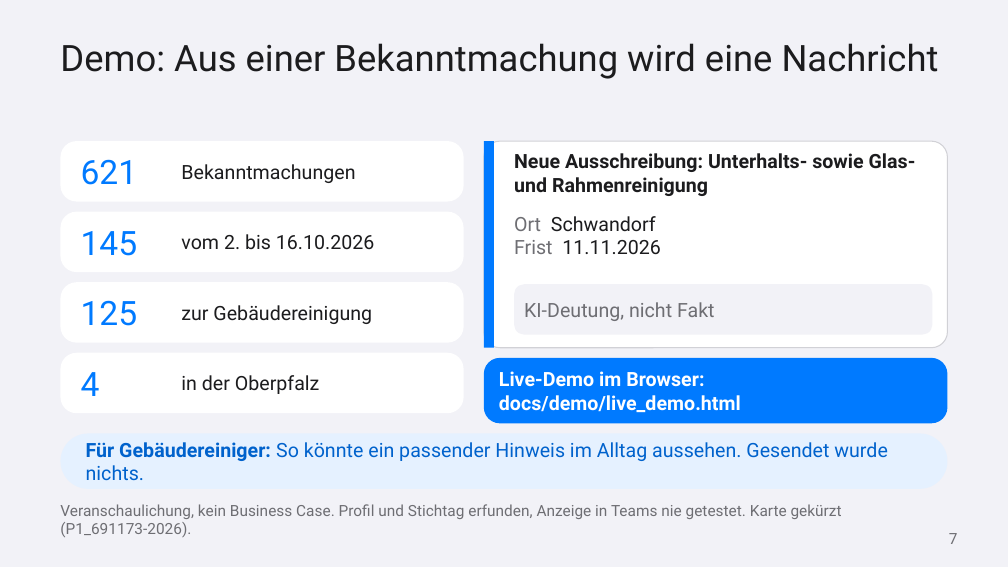
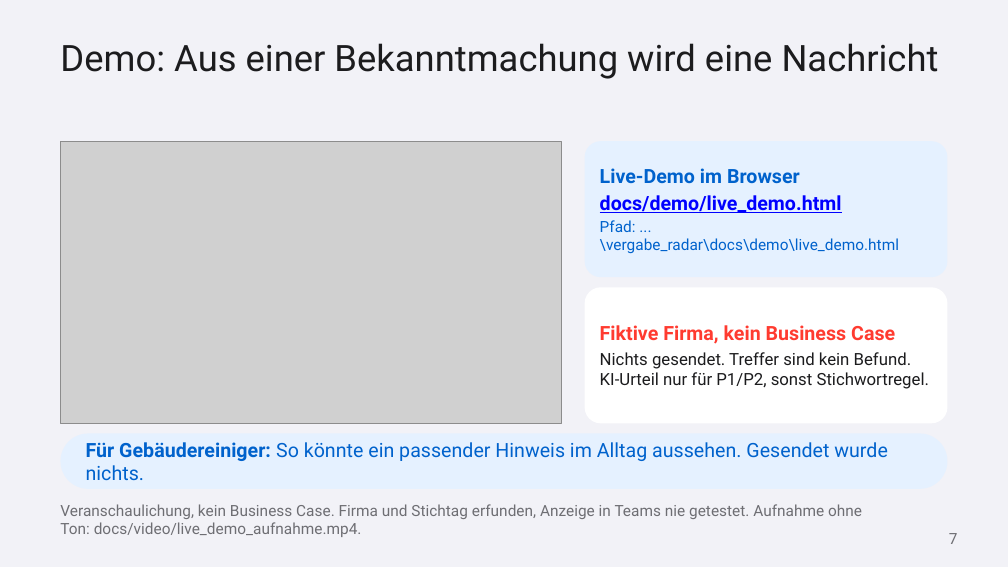
Before and after one commit to ludwigrichthammer9-web/vergabe_radar, a slide deck: slide 7 of docs/vortrag/vortrag_vergabe_radar.pptx. Drawn at 1008x567 pixels with LibreOffice and Linux fonts; fonts in the diff are those of the drawing; grey boxes stand for pictures. Boxes give left, top, right and bottom in pixels: in the first picture for what was removed or moved away, otherwise in the second. Text is boxed around its words. In the diff, an @@ line names an element or a change of style, - is before the commit and + after.

```diff
--- a/docs/vortrag/vortrag_vergabe_radar.pptx
+++ b/docs/vortrag/vortrag_vergabe_radar.pptx
@@ rounded rectangle removed at <box>60,141,464,202</box> @@
@@ picture added at <box>60,141,561,423</box> @@
@@ rectangle removed at <box>484,141,494,348</box> @@
@@ rounded rectangle: place and size @@
-rounded rectangle at <box>484,141,948,348</box>
+rounded rectangle at <box>585,141,948,277</box>
@@ rounded rectangle at <box>585,141,948,277</box>: fill #FFFFFF to #E5F1FF; outline #D1D1D6 0.75 pt to none; proportions changed @@
@@ text removed at <box>81,159,138,185</box> @@
-621
@@ text removed at <box>181,164,355,183</box> @@
-Bekanntmachungen
@@ text removed at <box>514,153,916,196</box> @@
-Neue Ausschreibung: Unterhalts- sowie Glas- und Rahmenreinigung
@@ text at <box>600,168,899,253</box>: text changed; size 14 to 11 pt; text colour #FFFFFF to #0062CC; bold off @@
-Live-Demo im Browser: docs/demo/live_demo.html
+Live-Demo im Browser
+docs/demo/live_demo.html
+Pfad: ...\vergabe_radar\docs\demo\live_demo.html
@@ rounded rectangle removed at <box>60,212,464,272</box> @@
@@ text removed at <box>81,231,138,256</box> @@
-145
@@ text removed at <box>181,234,375,250</box> @@
-vom 2. bis 16.10.2026
@@ text removed at <box>514,216,661,255</box> @@
-Ort Schwandorf
-Frist 11.11.2026
@@ rounded rectangle removed at <box>60,282,464,343</box> @@
@@ rounded rectangle removed at <box>514,284,932,335</box> @@
@@ rounded rectangle added at <box>585,287,948,423</box>, fill #FFFFFF @@
@@ text removed at <box>81,300,138,326</box> @@
-125
@@ text removed at <box>181,305,372,324</box> @@
-zur Gebäudereinigung
@@ text removed at <box>524,302,715,321</box> @@
-KI-Deutung, nicht Fakt
@@ text added at <box>600,325,929,389</box>, 12 pt, text #1C1C1E @@
+Fiktive Firma, kein Business Case
+Nichts gesendet. Treffer sind kein Befund. KI-Urteil nur für P1/P2, sonst Stichwortregel.
@@ rounded rectangle removed at <box>60,353,464,413</box> @@
@@ rounded rectangle removed at <box>484,358,948,423</box> @@
@@ text removed at <box>81,372,100,396</box> @@
-4
@@ text removed at <box>181,375,320,394</box> @@
-in der Oberpfalz
@@ text at <box>60,504,862,537</box>: text changed @@
-Veranschaulichung, kein Business Case. Profil und Stichtag erfunden, Anzeige in Teams nie getestet. Karte gekürzt (P1_691173-2026).
+Veranschaulichung, kein Business Case. Firma und Stichtag erfunden, Anzeige in Teams nie getestet. Aufnahme ohne Ton: docs/video/live_demo_aufnahme.mp4.
```
Also in this commit, not shown: 41 other files.
